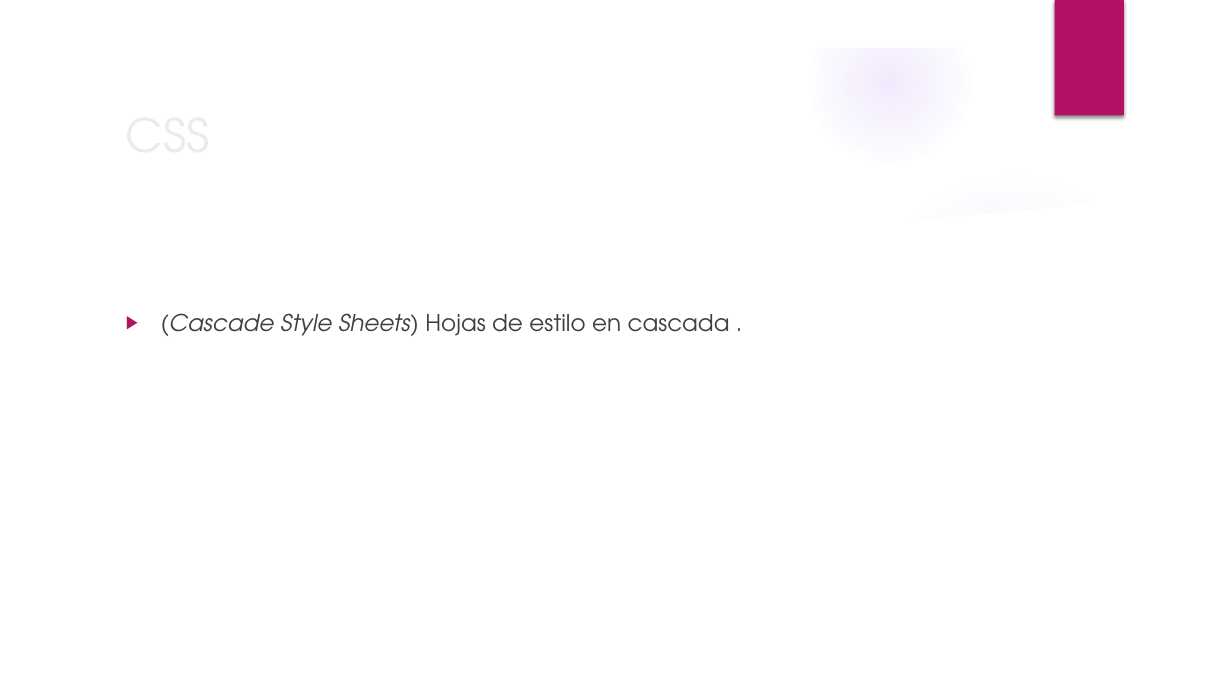
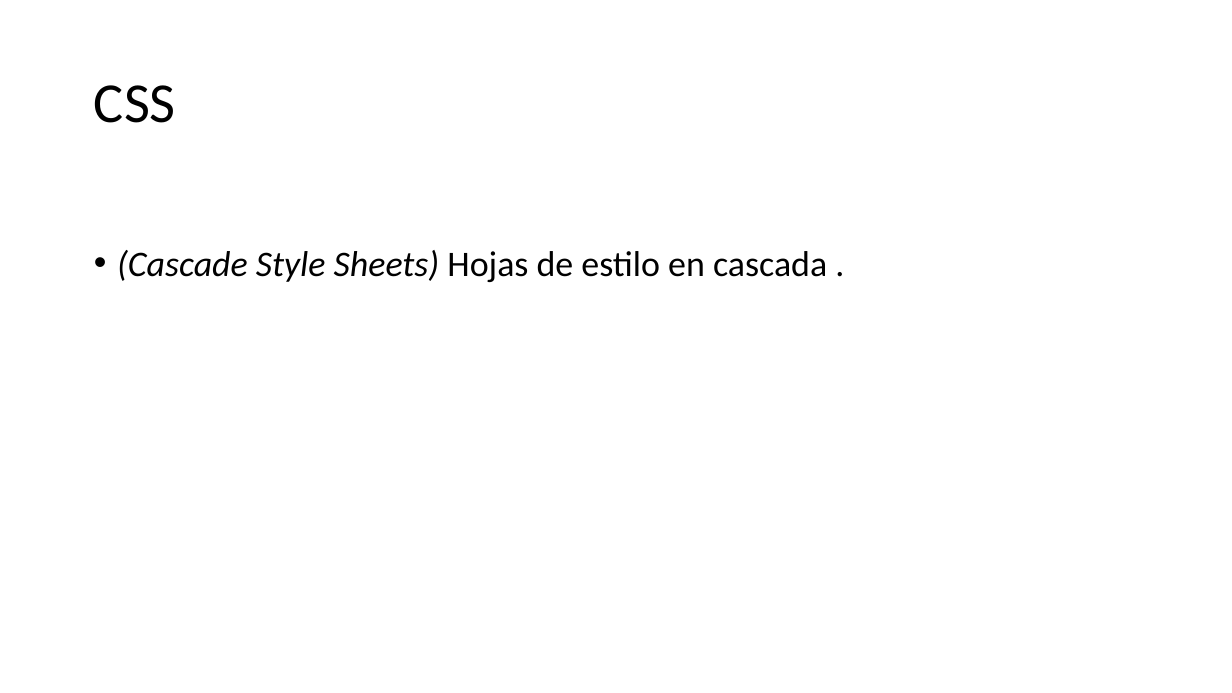
Before and after one commit to stealth14/Web-Transicion-Gradiente, a slide deck: slide 3 of diapositivas teoría JS.pptx. Drawn at 1232x693 pixels with LibreOffice and Linux fonts; fonts in the diff are those of the drawing; background and template pictures are left out. Boxes give left, top, right and bottom in pixels: in the first picture for what was removed or moved away, otherwise in the second. Text is boxed around its words. In the diff, an @@ line names an element or a change of style, - is before the commit and + after.

```diff
--- a/diapositivas teoría JS.pptx
+++ b/diapositivas teoría JS.pptx
@@ group removed at box(0, 0, 1232, 693): 3 ellipses, 2 freeform shapes @@
@@ rectangle removed at box(1055, 0, 1124, 116) @@
@@ title "CSS": place and size @@
-title "CSS" at box(116, 98, 1002, 169)
+title "CSS" at box(94, 85, 176, 123)
@@ title "CSS" at box(94, 85, 176, 123): size 36 to 44 pt, font TeX Gyre Adventor to Calibri, text colour #EBEBEB to #000000; line spacing 1 to 0.9 @@
@@ text "(Cascade Style Sheets) Hojas de ...": place and size @@
-text "(Cascade Style Sheets) Hojas de ..." at box(161, 313, 730, 336)
+text "(Cascade Style Sheets) Hojas de ..." at box(117, 250, 827, 282)
@@ text "(Cascade Style Sheets) Hojas de ..." at box(117, 250, 827, 282): size 18 to 28 pt, font TeX Gyre Adventor to Calibri, text colour #404040 to #000000; bullet ▶ to •; line spacing 1 to 0.9 @@
```
Also in this commit, not shown: 10 other slides changed, 5 other files.
